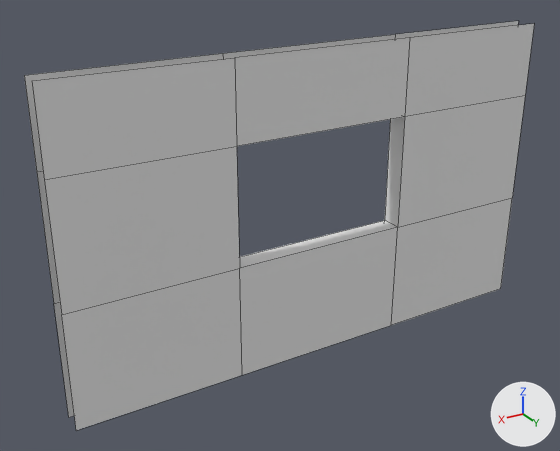
One commit to the FBX model Prototype_Project/Assets/3D/Cenarios/Walls/Wall_Window_small.fbx: the scene before it, then after it.
Both versions are drawn from a camera (50 mm lens) standing at (7.58, 11.25, 5.23) and looking at (0.68, -0.25, -0.52). Arrows for +X, +Y and +Z are at lower right; the lights stay in place. Mesh edges are drawn as thin lines.

Objects in the first picture: 'Wall_Window_small'.
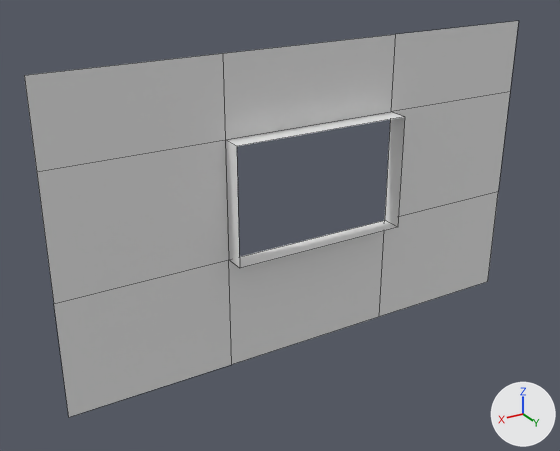
Boxes (x1, y1, x2, y2) around the edits, measured in the pictures (560 x 451 px):
'Wall_Window_small', reshaped: before (24, 21, 534, 430); after (24, 21, 518, 417)
part 1 of me_cube_003, deleted: before (32, 24, 534, 430)

The edits, one by one:
me_cube_003 has 32 vertices, 20 faces and spans x -5.0..5.0, y -0.21..0.21, z -3.2..2.8.
me_cube_003 is used by ob_wall_window_small; location (0.0, 0.0, 0.0).
Verts and faces of me_cube_003; kept vertices keep their numbers, new ones are numbered from 32.
Before the commit, vertices of me_cube_003: 4 (5.0, 0.21, 2.8) at pixel (31, 80), 5 (5.0, 0.21, -3.2) at pixel (76, 430), 6 (-5.0, 0.21, 2.8) at pixel (534, 23), 7 (-5.0, 0.21, -3.2) at pixel (500, 288), 12 (-1.79, 0.21, 2.8) at pixel (409, 37).
Before the commit, vertices of me_cube_003: 13 (1.79, 0.21, 2.8) at pixel (234, 57), 14 (1.79, 0.21, -3.2) at pixel (242, 375), 15 (-1.79, 0.21, -3.2) at pixel (391, 325), 18 (5.0, 0.21, 1.33) at pixel (44, 179), 19 (-5.0, 0.21, 1.33) at pixel (525, 95).
Before the commit, vertices of me_cube_003: 20 (-1.79, 0.21, 1.33) at pixel (404, 116), 21 (1.79, 0.21, 1.33) at pixel (236, 146), 26 (5.0, 0.21, -0.94) at pixel (61, 314), 27 (-1.79, 0.21, -0.94) at pixel (397, 227), 28 (1.79, 0.21, -0.94) at pixel (239, 268).
Before the commit, vertices of me_cube_003: 31 (-5.0, 0.21, -0.94) at pixel (512, 197).
Part 1, on me_cube_003:
Vertices deleted: 4 to 7, 12 to 15, 18, 19, 26, 31 (with the faces that use them).
